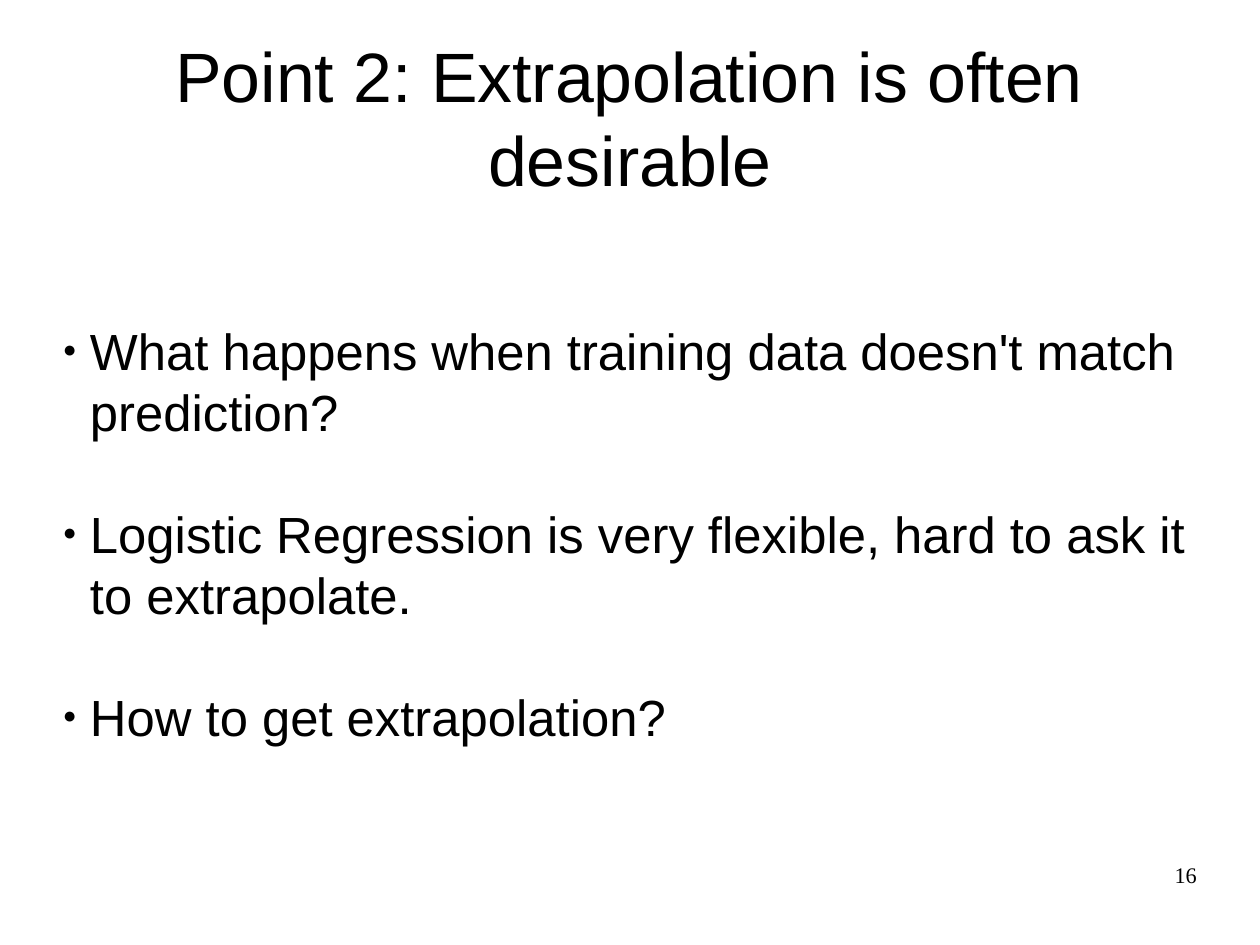
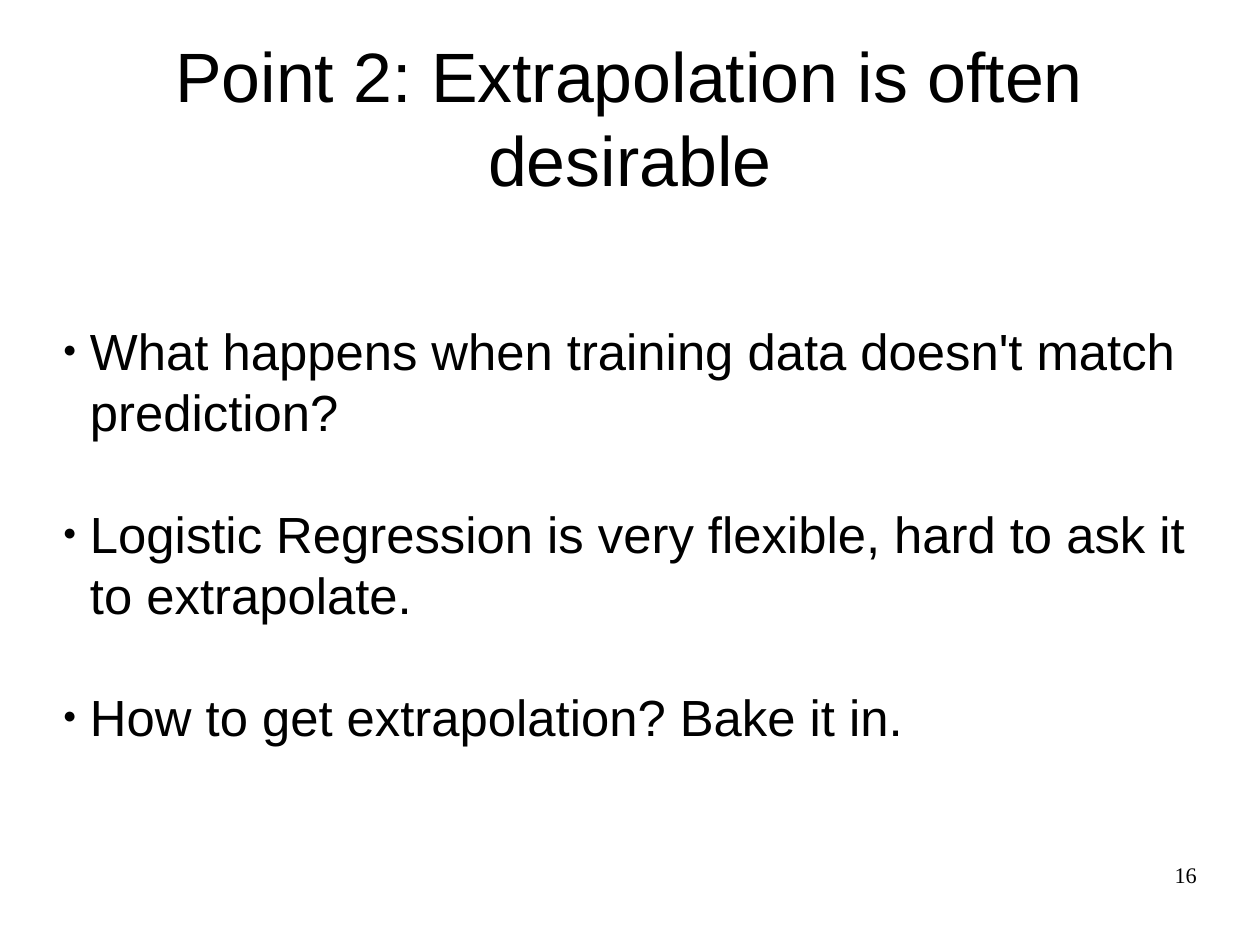
Before and after one commit to breckbaldwin/StanIsThePlan, a slide deck: slide 16 of talks/burlingtonMeetup2019/BurlingtonMeetup.odp. Drawn at 1260x945 pixels with LibreOffice and Linux fonts; fonts in the diff are those of the drawing. Boxes give left, top, right and bottom in pixels: in the first picture for what was removed or moved away, otherwise in the second. Text is boxed around its words. In the diff, an @@ line names an element or a change of style, - is before the commit and + after.

```diff
--- a/talks/burlingtonMeetup2019/BurlingtonMeetup.odp
+++ b/talks/burlingtonMeetup2019/BurlingtonMeetup.odp
@@ subtitle at box(90, 699, 903, 746): text changed @@
-● How to get extrapolation?
+● How to get extrapolation? Bake it in.
```
Also in this commit, not shown: 5 other slides changed, 1 slide added, 27 slides removed, 4 other files.
